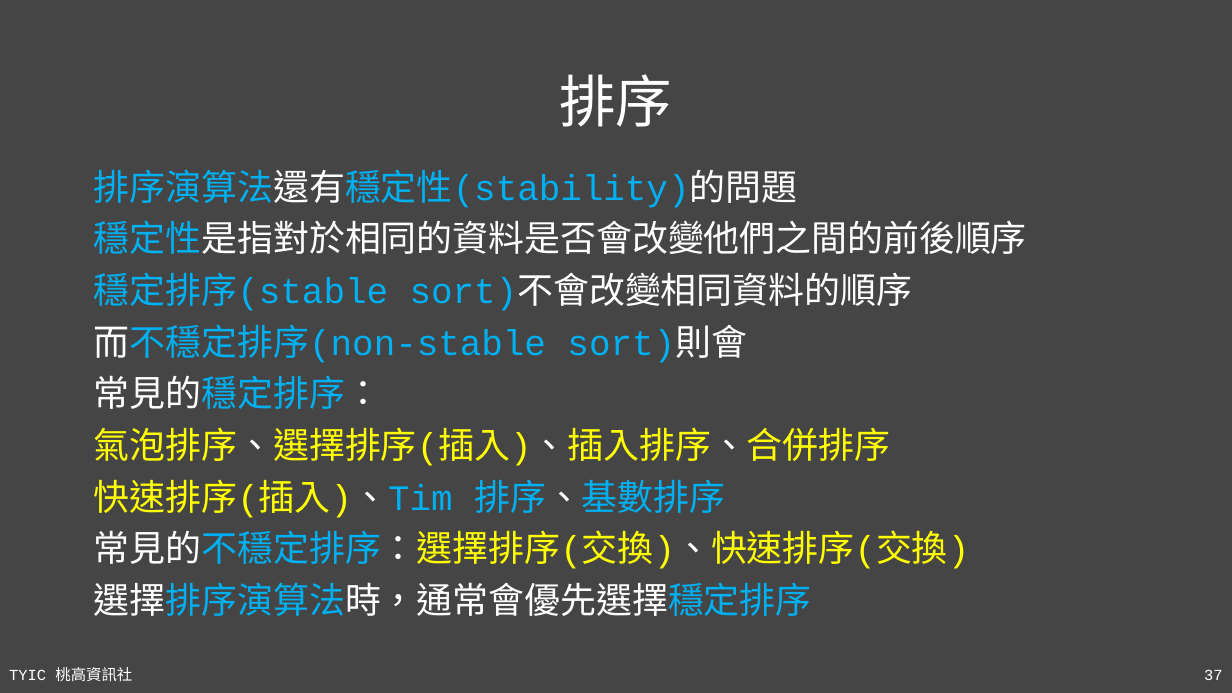
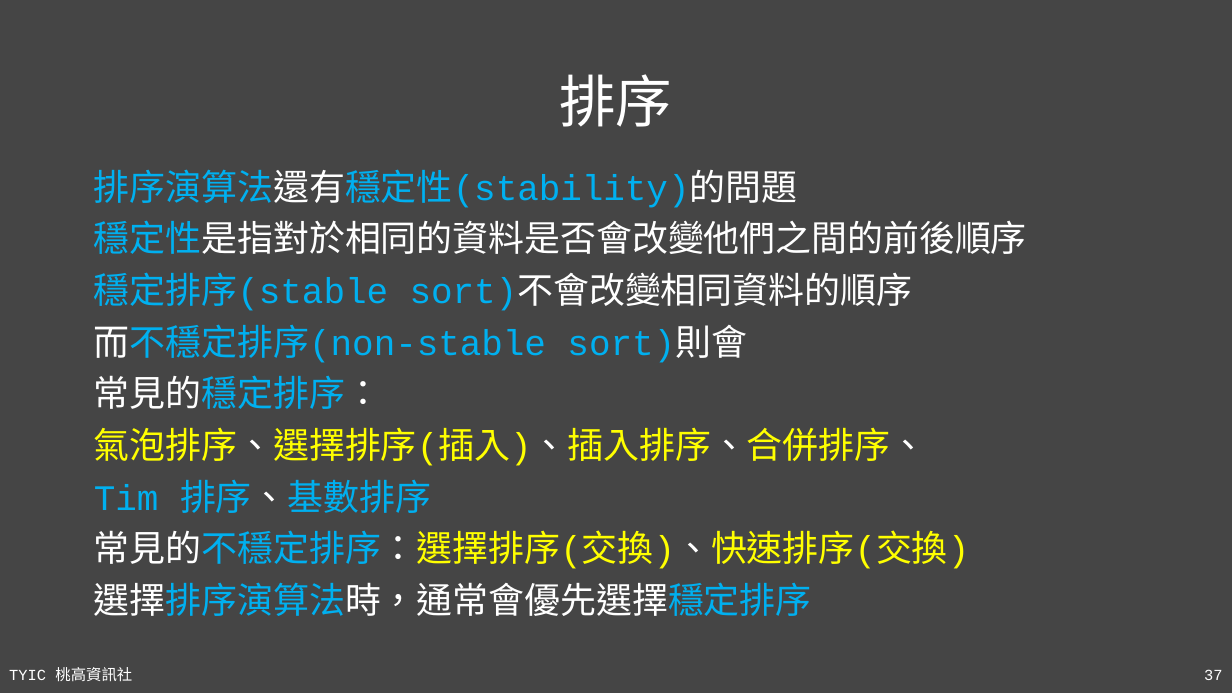
Before and after one commit to TYSHIC/slides, a slide deck: slide 37 of ppt/90_基礎資料結構與演算法.pptx. Drawn at 1232x693 pixels with LibreOffice and Linux fonts; fonts in the diff are those of the drawing. Boxes give left, top, right and bottom in pixels: in the first picture for what was removed or moved away, otherwise in the second. Text is boxed around its words. In the diff, an @@ line names an element or a change of style, - is before the commit and + after.

```diff
--- a/ppt/90_基礎資料結構與演算法.pptx
+++ b/ppt/90_基礎資料結構與演算法.pptx
@@ text at (94, 428, 926, 513): text changed @@
-氣泡排序、選擇排序(插入)、插入排序、合併排序
-快速排序(插入)、Tim 排序、基數排序
+氣泡排序、選擇排序(插入)、插入排序、合併排序、
+Tim 排序、基數排序
```
Also in this commit, not shown: 7 other slides changed, 21 other files.
